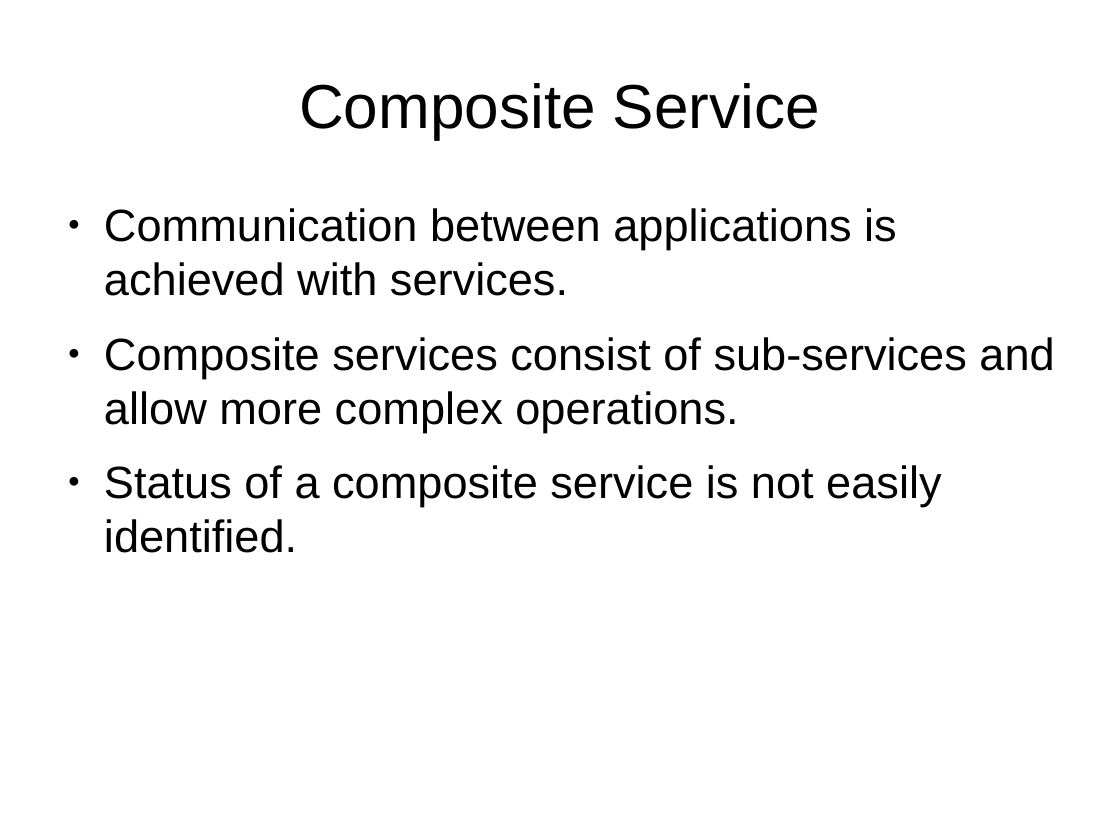
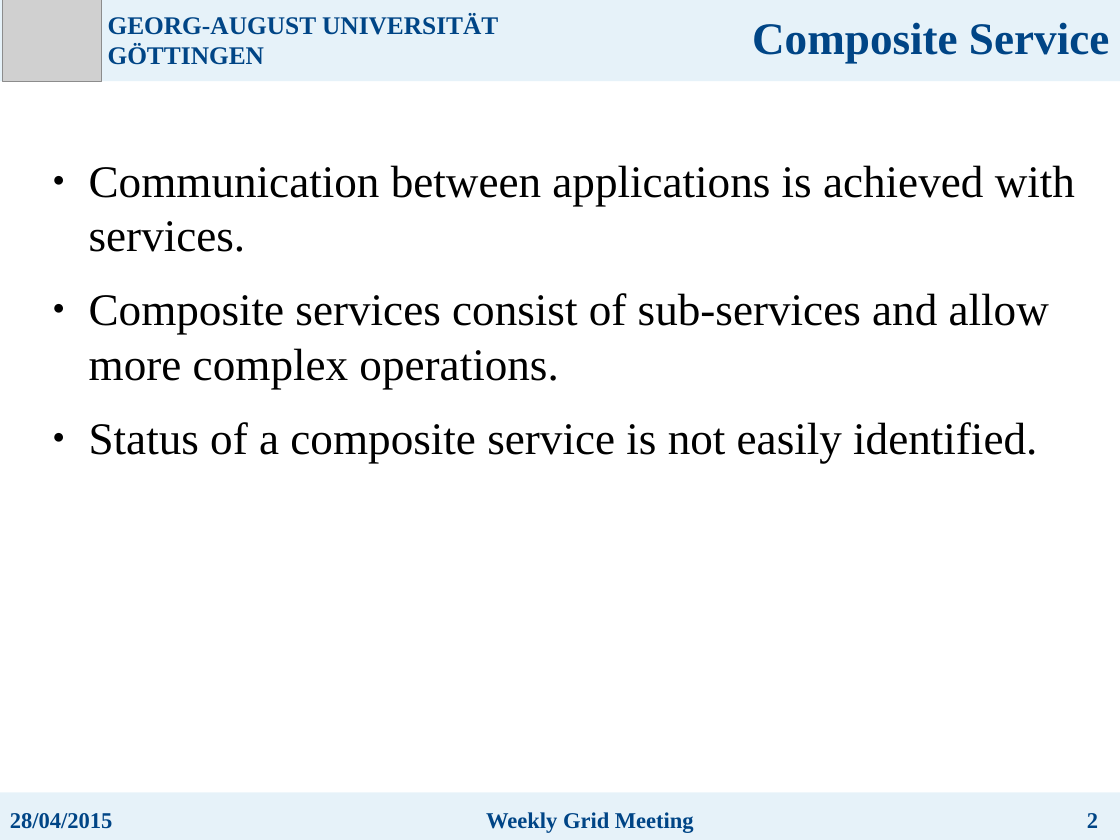
Before and after one commit to mefegiorgi/dataclustering, a slide deck: slide 3 of Presentations/Apr28.odp (slide 2 before the commit). Drawn at 1120x840 pixels with LibreOffice and Linux fonts; fonts in the diff are those of the drawing; grey boxes stand for pictures. Boxes give left, top, right and bottom in pixels: in the first picture for what was removed or moved away, otherwise in the second. Text is boxed around its words. In the diff, an @@ line names an element or a change of style, - is before the commit and + after.

```diff
--- a/Presentations/Apr28.odp
+++ b/Presentations/Apr28.odp
@@ rectangle added at [0, 0, 1120, 81], fill #CFE7F5 at 50% opacity @@
@@ picture added at [2, 0, 102, 81] @@
@@ text added at [108, 14, 498, 65], 18 pt, text #004586, bold @@
+GEORG-AUGUST UNIVERSITÄT GÖTTINGEN
@@ text "Composite Service": place and size @@
-text "Composite Service" at [299, 83, 820, 139]
+text "Composite Service" at [752, 22, 1109, 63]
@@ text "Composite Service" at [752, 22, 1109, 63]: size 44 to 32 pt, font Arial to Times New Roman, text colour #000000 to #004586, bold on; alignment centre to right; vertical alignment middle to top @@
@@ text "Communication between applications is achieved ...": place and size @@
-text "Communication between applications is achieved ..." at [104, 208, 1054, 553]
+text "Communication between applications is achieved ..." at [89, 165, 1075, 463]
@@ text "Communication between applications is achieved ..." at [89, 165, 1075, 463]: font Arial to Times New Roman @@
@@ group added at [0, 793, 1120, 840]: 3 texts, 1 rectangle @@
+28/04/2015
+Weekly Grid Meeting
+2
```
Also in this commit, not shown: 4 other slides changed, 6 slides added, 4 slides removed, 6 other files.
